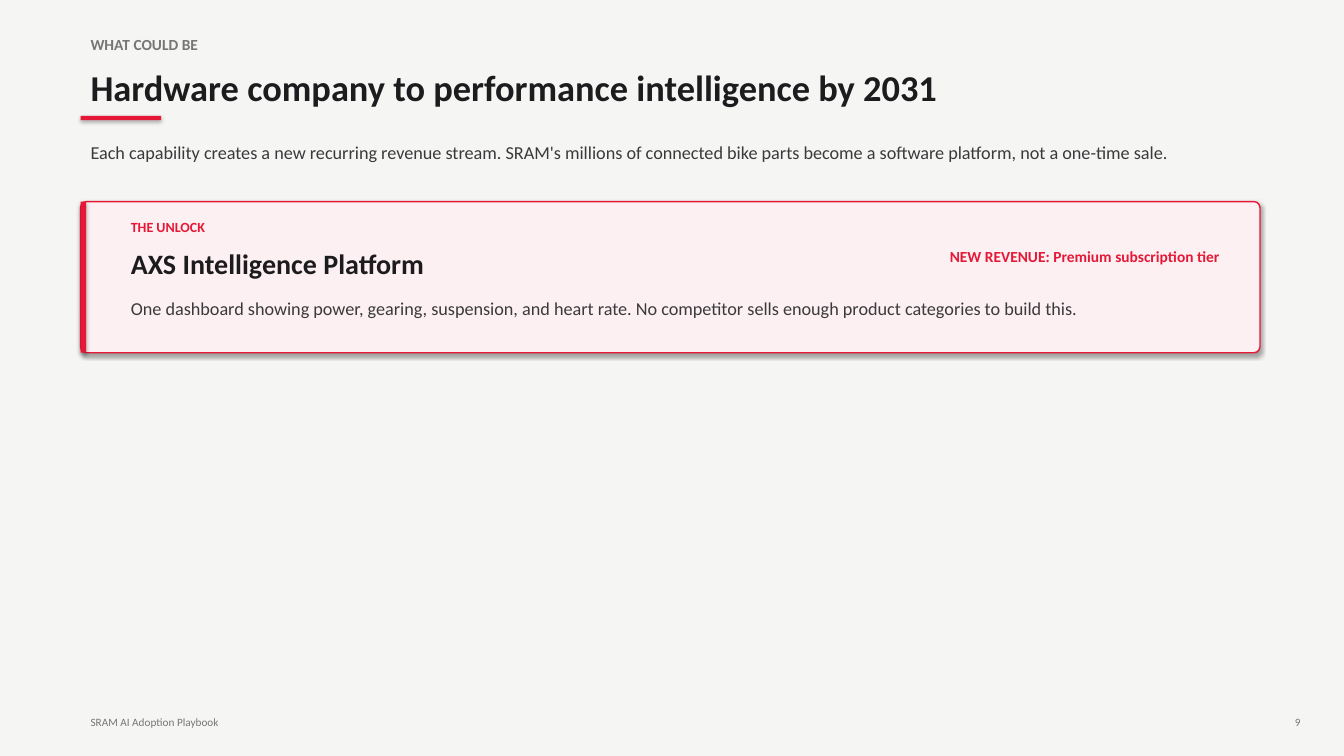
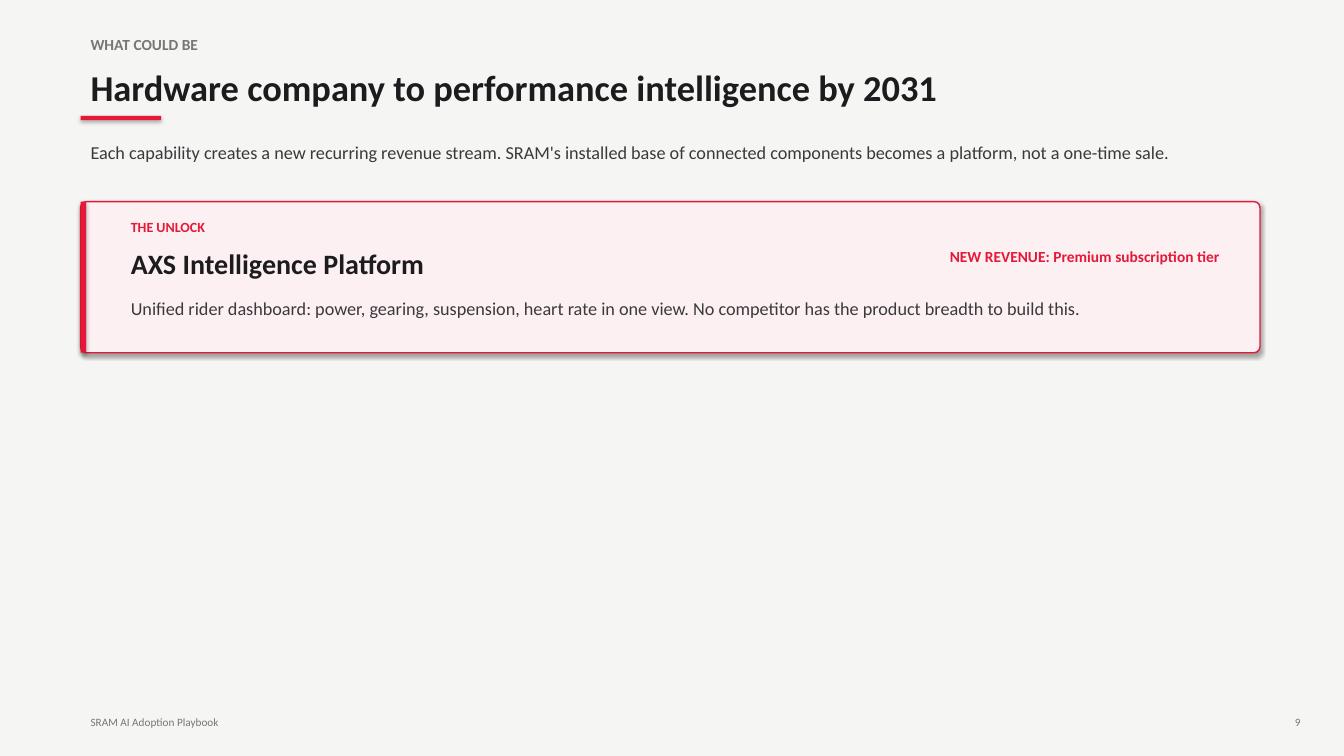
Before and after one commit to ewkreienberg/sram-ai-playbook, a slide deck: slide 21 of deliverables/SRAM_AI_Adoption_Playbook.pptx. Drawn at 1344x756 pixels with LibreOffice and Linux fonts; fonts in the diff are those of the drawing. Boxes give left, top, right and bottom in pixels: in the first picture for what was removed or moved away, otherwise in the second. Text is boxed around its words. In the diff, an @@ line names an element or a change of style, - is before the commit and + after.

Commit message:
Restore specificity, keep only targeted accessibility fixes
Reverted most jargon simplifications. Kept: Shimano tagged as
largest competitor, clipless changed to clip-in, cockpit description
clarified, AXS ecosystem bar explains wireless data sharing.
Restored OEM, DTC, CRM, SLA, CSAT, Zendesk, Kendra, Bedrock,
Shopify, SageMaker, and other specific terms.

```diff
--- a/deliverables/SRAM_AI_Adoption_Playbook.pptx
+++ b/deliverables/SRAM_AI_Adoption_Playbook.pptx
@@ text at box(91, 146, 1169, 162): text changed @@
-Each capability creates a new recurring revenue stream. SRAM's millions of connected bike parts become a software platform, not a one-time sale.
+Each capability creates a new recurring revenue stream. SRAM's installed base of connected components becomes a platform, not a one-time sale.
@@ text at box(131, 302, 1079, 318): text changed @@
-One dashboard showing power, gearing, suspension, and heart rate. No competitor sells enough product categories to build this.
+Unified rider dashboard: power, gearing, suspension, heart rate in one view. No competitor has the product breadth to build this.
```
Also in this commit, not shown: 22 other slides changed, 1 other file.
